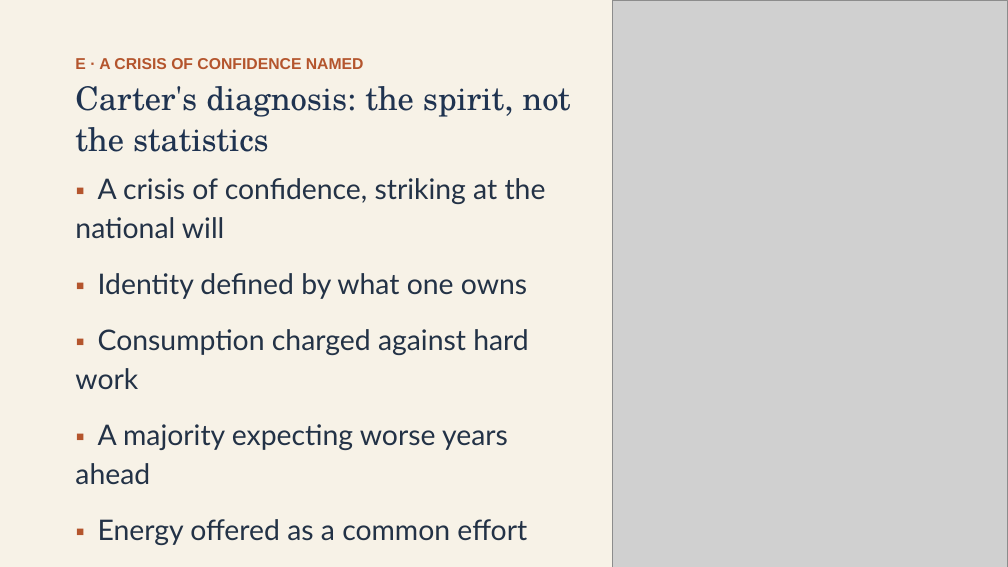
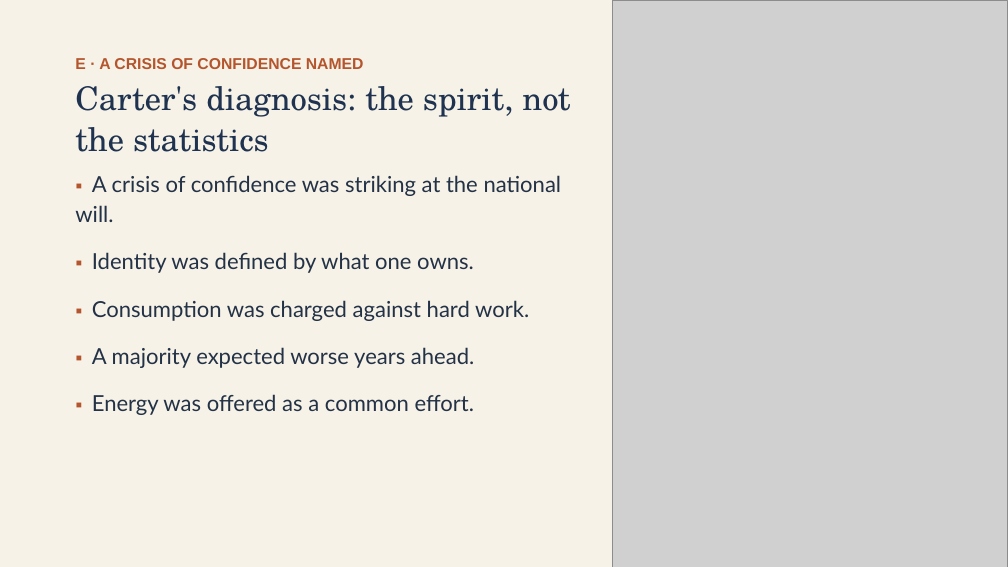
Before and after one commit to ab17gthb/humanities-curriculum-group, a slide deck: slide 15 of modern-america/lesson-01/lesson-01-slides.pptx. Drawn at 1008x567 pixels with LibreOffice and Linux fonts; fonts in the diff are those of the drawing; grey boxes stand for pictures. Boxes give left, top, right and bottom in pixels: in the first picture for what was removed or moved away, otherwise in the second. Text is boxed around its words. In the diff, an @@ line names an element or a change of style, - is before the commit and + after.

```diff
--- a/modern-america/lesson-01/lesson-01-slides.pptx
+++ b/modern-america/lesson-01/lesson-01-slides.pptx
@@ text at [75,175,562,415]: text changed; size 27 to 21 pt @@
-▪ A crisis of confidence, striking at the national will
-▪ Identity defined by what one owns
-▪ Consumption charged against hard work
-▪ A majority expecting worse years ahead
-▪ Energy offered as a common effort
+▪ A crisis of confidence was striking at the national will.
+▪ Identity was defined by what one owns.
+▪ Consumption was charged against hard work.
+▪ A majority expected worse years ahead.
+▪ Energy was offered as a common effort.
```
Also in this commit, not shown: 8 other slides changed, 6 other files.
